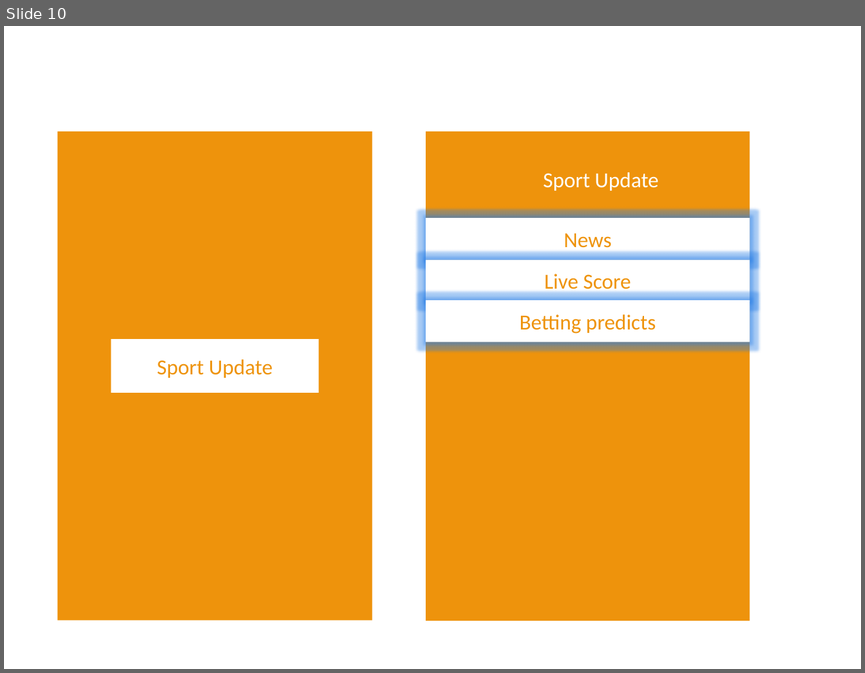
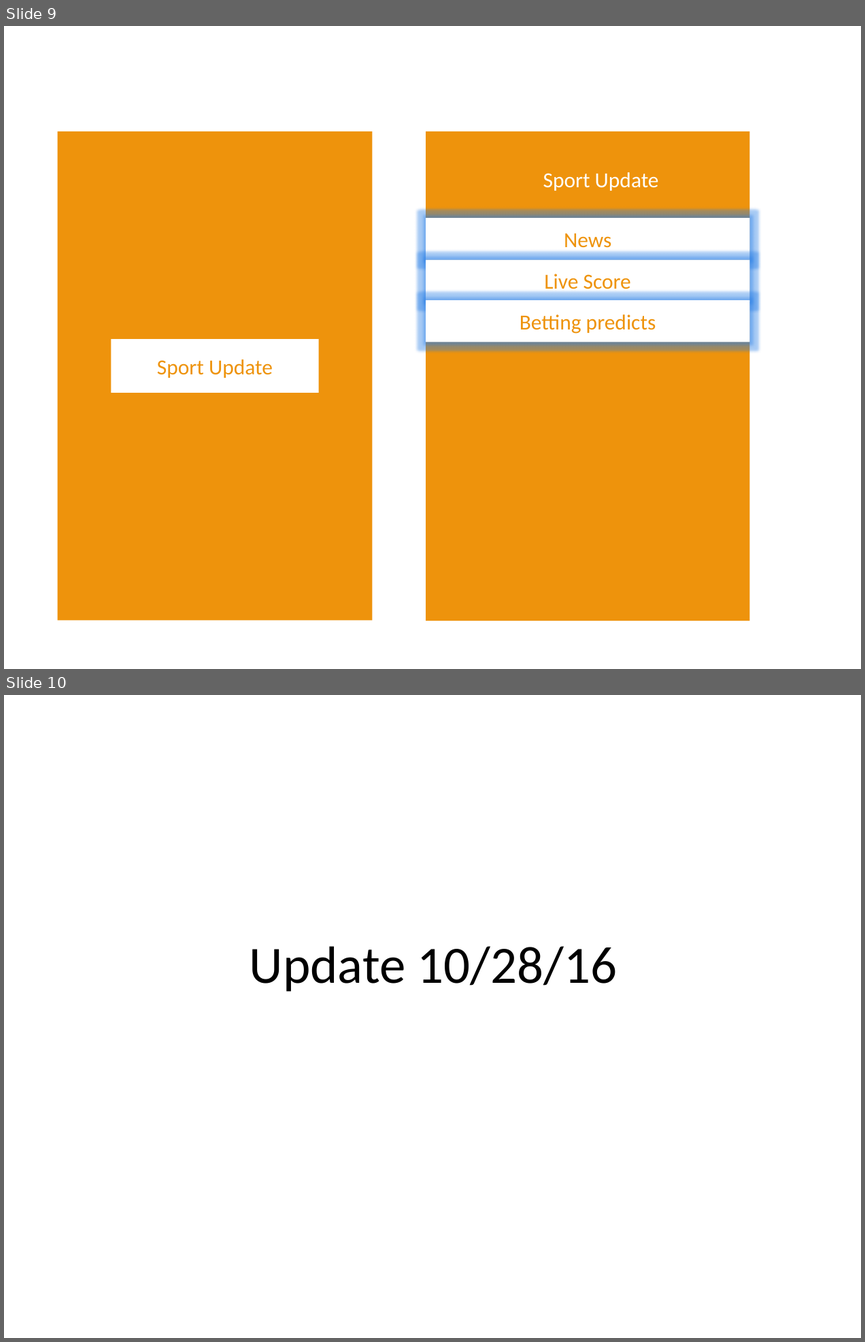
Before and after one commit to kleitz/BoonBuy, a slide deck: designs_mockups/Boonbuy Network app.pptx. Shown one above the other, each under a label of ours: slide 10 before the commit, slides 9 and 10 after it. The pictures are 865x673 and 865x1342 pixels, drawn with LibreOffice and Linux fonts; fonts in the diff are those of the drawing. Boxes give left, top, right and bottom in pixels: in the first picture for what was removed or moved away, otherwise in the second. Text is boxed around its words. In the diff, an @@ line names an element or a change of style, - is before the commit and + after.

```diff
--- a/designs_mockups/Boonbuy Network app.pptx
+++ b/designs_mockups/Boonbuy Network app.pptx
@@ slide 10 added at bbox=[4, 695, 861, 1338], background #FFFFFF @@
@@ title added at bbox=[249, 946, 617, 991], 44 pt, text #000000 @@
+Update 10/28/16
@@ what was slide 10 is now slide 9 @@
```
Also in this commit, not shown: 3 slides changed, 3 other slides added, 1 slide removed.
